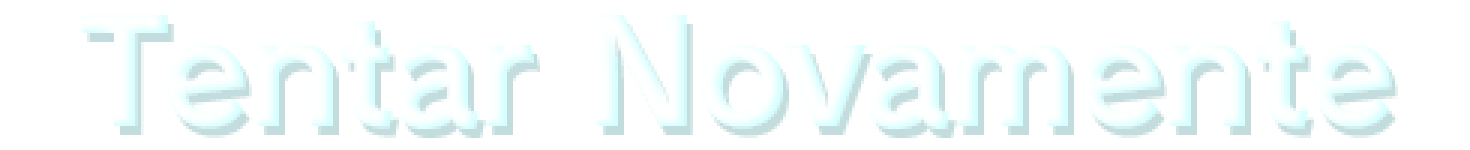
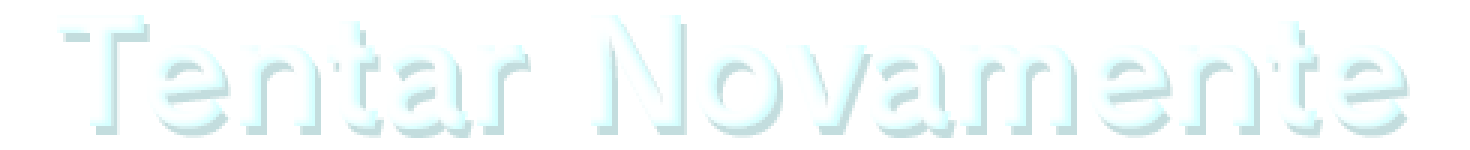
Layer changes from the first 1470×150 image to the second:
added layer "Tentar Novamente" (1st of 2) above "Retry" over [57, 15, 1404, 129]
hid "Tentar Novamente" (2nd of 2) over [81, 15, 1392, 129]
